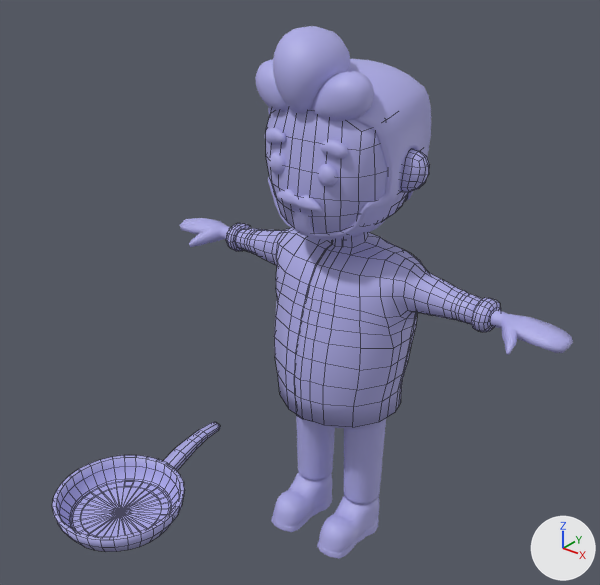
Two versions of the FBX model Assets/Art/Characters/Player/chef.fbx, one commit apart.
One viewpoint serves both versions: a camera (50 mm lens) standing at (6.94, -9.75, 10.22) and looking at (-0.37, -0.6, 4.55). Lighting does not change. The marker at lower right points along +X, +Y and +Z. Mesh edges are drawn as thin lines on the coarser meshes. Where no turn or scale is listed for an object, it has been applied to the vertices.

The first picture shows 'chef_boots', 'chef_eyebrows', 'chef_hair', 'chef_hands', 'chef_head', 'chef_pan', 'chef_pantalones', 'chef_shirt'.
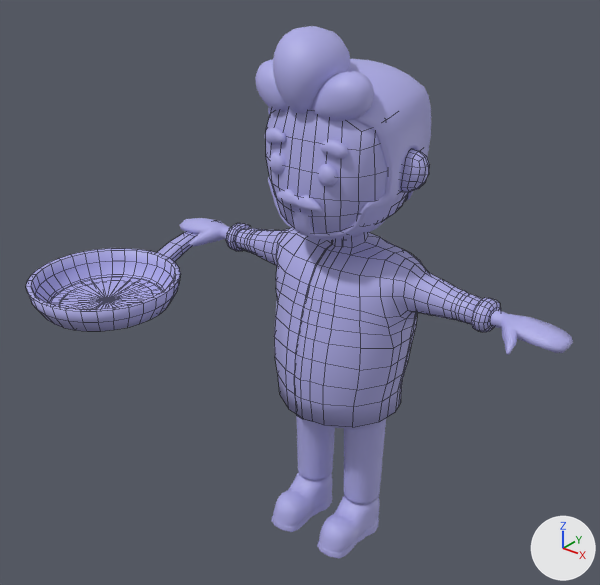
The newer file is also rescaled (x0.188) as a whole; pictures and numbers use the older file's frame.

Where the change shows, as pixel boxes (x1, y1, x2, y2) in the pictures (600 x 585 px):
'chef_pan', mesh moved
    before: (52, 422, 220, 552)
    after: (26, 231, 198, 331)

The change, as a list of edits to the scene's bpy script:
```text
Change me_chef_pan:
    where me_chef_pan.from_pydata(...)  # 398 vertices, 428 faces; spans x -1.23..1.23, y -3.33..0.58, z -0.53..0.09
    used by ob_chef_pan; location = (-3.55, 0.0, 0.0)
    me_chef_pan part 1: the whole mesh is moved by (0.3, 0.0, 4.61)
```
